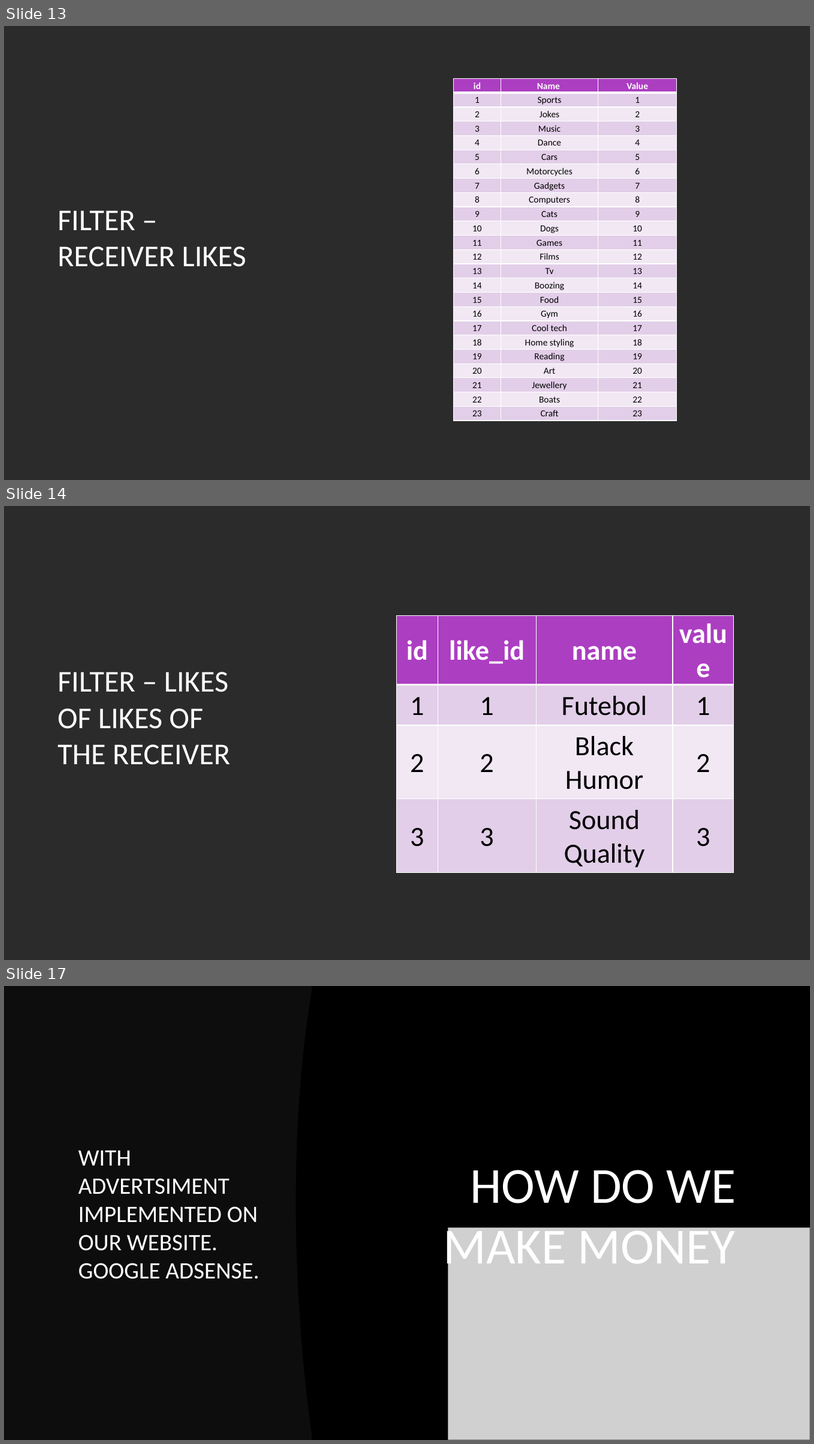
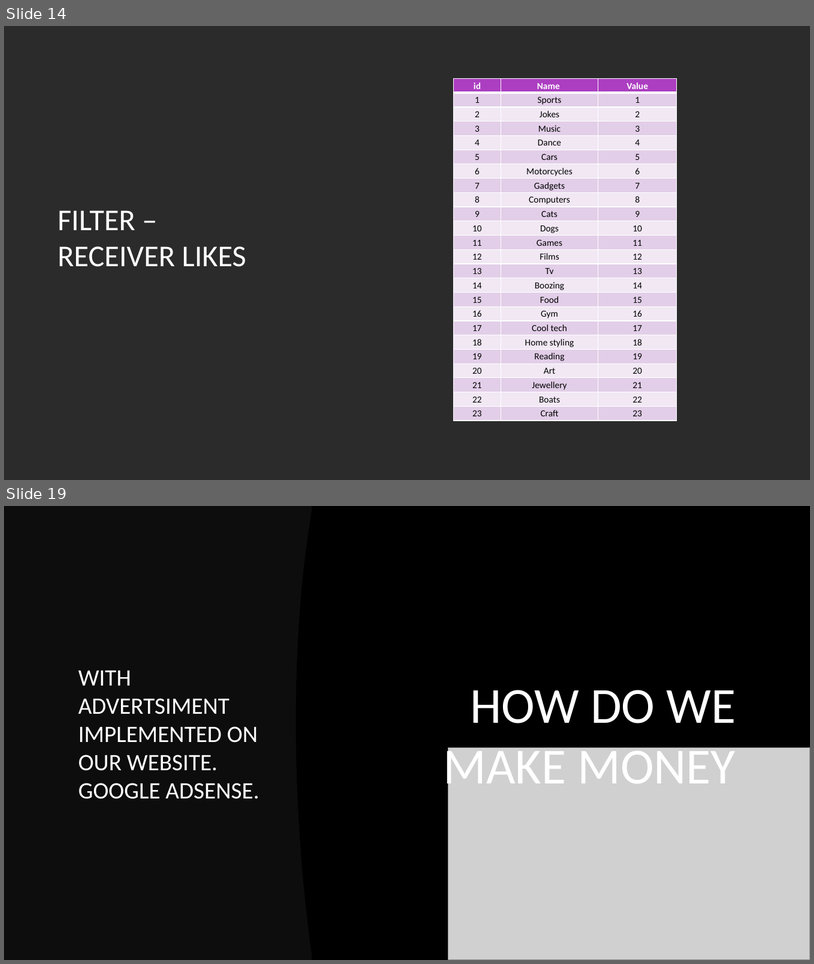
Before and after one commit to lmaia-22/gift_finder, a slide deck: DOCS/gift-finder.pptx. Shown one above the other, each under a label of ours: slides 13, 14 and 17 before the commit, slides 14 and 19 after it; the slides between them are not shown. The pictures are 814x1444 and 814x964 pixels, drawn with LibreOffice and Linux fonts; fonts in the diff are those of the drawing; grey boxes stand for pictures; background and template pictures are left out; a plain dark background stands for a picture behind light text. Boxes give left, top, right and bottom in pixels: in the first picture for what was removed or moved away, otherwise in the second. Text is boxed around its words. In the diff, an @@ line names an element or a change of style, - is before the commit and + after.

```diff
--- a/DOCS/gift-finder.pptx
+++ b/DOCS/gift-finder.pptx
@@ slide 14 removed at bbox=[4, 506, 810, 960], background picture (left out) @@
@@ freeform shape removed at bbox=[297, 506, 810, 960] @@
@@ table removed at bbox=[396, 615, 734, 871], 4 rows, 4 columns @@
-id | like_id | name | value
-1 | 1 | Futebol | 1
-2 | 2 | Black Humor | 2
-3 | 3 | Sound Quality | 3
@@ title removed at bbox=[57, 672, 230, 765] @@
-FILTER – LIKES OF LIKES OF THE RECEIVER
@@ what was slide 13 is now slide 14 @@
@@ what was slide 17 is now slide 19 @@
```
Also in this commit, not shown: 11 slides changed, 3 slides added, 1 other file.
